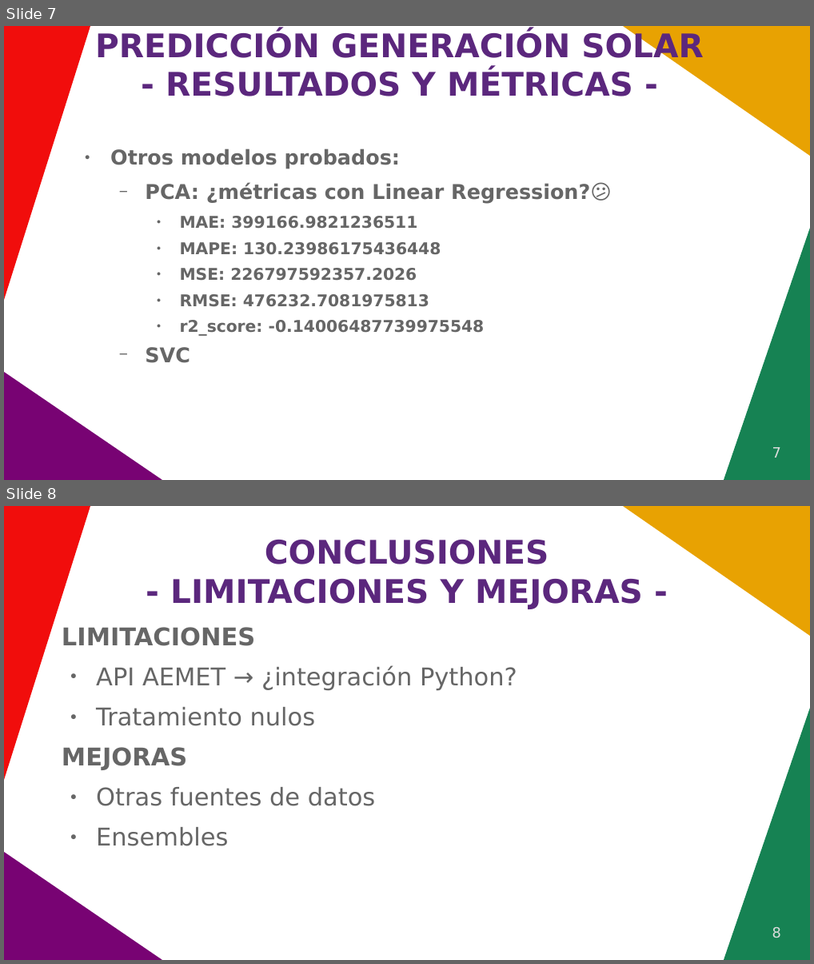
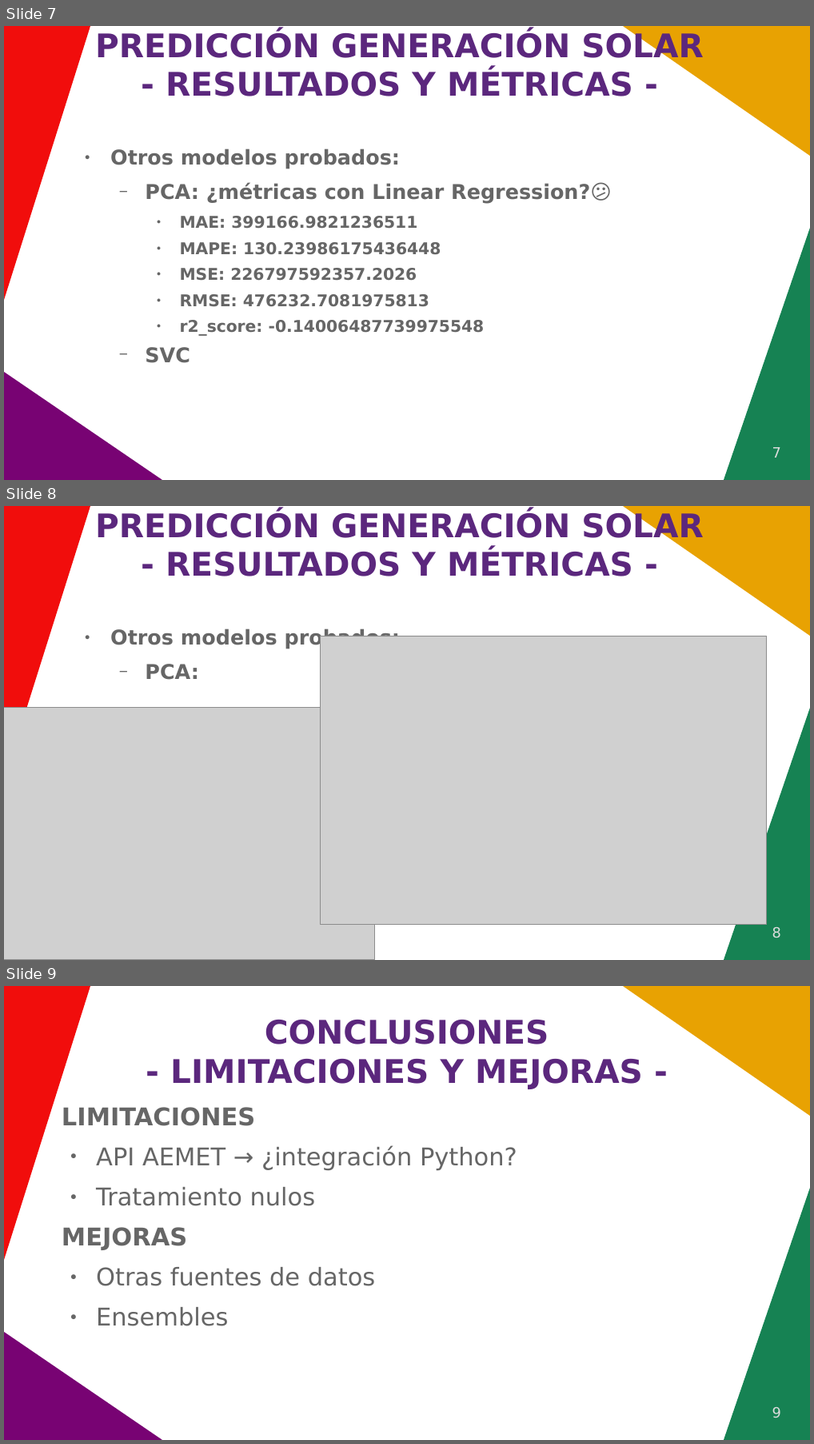
Before and after one commit to jonkar-diazperez/ML_JCDP, a slide deck: docs/Proyecto ML - DS v1.pptx. Shown one above the other, each under a label of ours: slides 7 and 8 before the commit, slides 7, 8 and 9 after it. The pictures are 814x964 and 814x1444 pixels, drawn with LibreOffice and Linux fonts; fonts in the diff are those of the drawing; grey boxes stand for pictures. Boxes give left, top, right and bottom in pixels: in the first picture for what was removed or moved away, otherwise in the second. Text is boxed around its words. In the diff, an @@ line names an element or a change of style, - is before the commit and + after.

Commit message:
Actualización PPT

```diff
--- a/docs/Proyecto ML - DS v1.pptx
+++ b/docs/Proyecto ML - DS v1.pptx
@@ slide 8 added at (4,506,810,960), background #FFFFFF; not listed: 4 template elements that a slide beside it also shows @@
@@ text added at (95,510,703,576), 32 pt, text #5B277D, bold @@
+PREDICCIÓN GENERACIÓN SOLAR
+- RESULTADOS Y MÉTRICAS -
@@ text added at (110,628,401,680), 20 pt, text #666666, bold @@
+● Otros modelos probados:
+  − PCA:
@@ picture added at (321,636,767,924) @@
@@ picture added at (4,708,374,960) @@
@@ page number added at (773,927,782,937), 14 pt, text #DDDDDD @@
+8
@@ what was slide 8 is now slide 9 @@
@@ page number at (773,1407,782,1418): text changed @@
-8
+9
```
